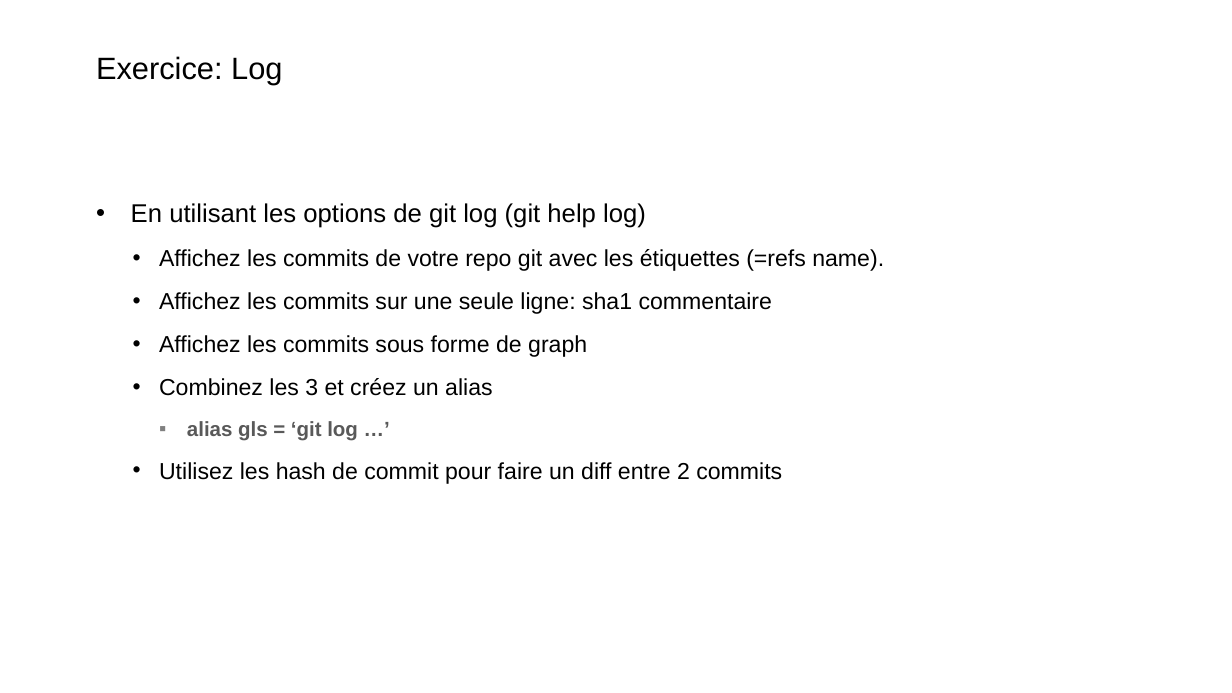
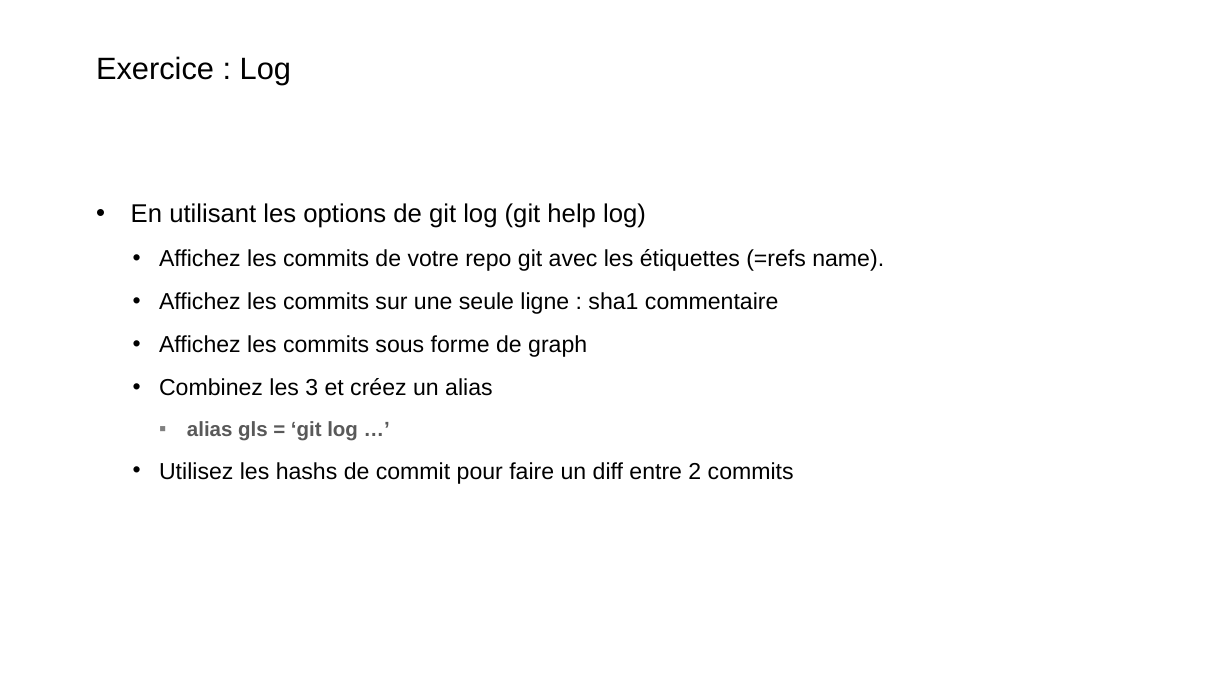
Before and after one commit to Xaviou1003/formation-git, a slide deck: slide 26 of Formation Git - basique.pptx. Drawn at 1232x693 pixels with LibreOffice and Linux fonts; fonts in the diff are those of the drawing; background and template pictures are left out. Boxes give left, top, right and bottom in pixels: in the first picture for what was removed or moved away, otherwise in the second. Text is boxed around its words. In the diff, an @@ line names an element or a change of style, - is before the commit and + after.

```diff
--- a/Formation Git - basique.pptx
+++ b/Formation Git - basique.pptx
@@ title at (96, 56, 291, 84): spaces changed @@
-Exercice: Log
+Exercice : Log
@@ text at (159, 292, 778, 314): spaces changed @@
-  • Affichez les commits sur une seule ligne: sha1 commentaire
+  • Affichez les commits sur une seule ligne : sha1 commentaire
@@ text at (159, 462, 794, 484): text changed @@
-  • Utilisez les hash de commit pour faire un diff entre 2 commits
+  • Utilisez les hashs de commit pour faire un diff entre 2 commits
```
Also in this commit, not shown: 24 other slides changed, 1 other file.
